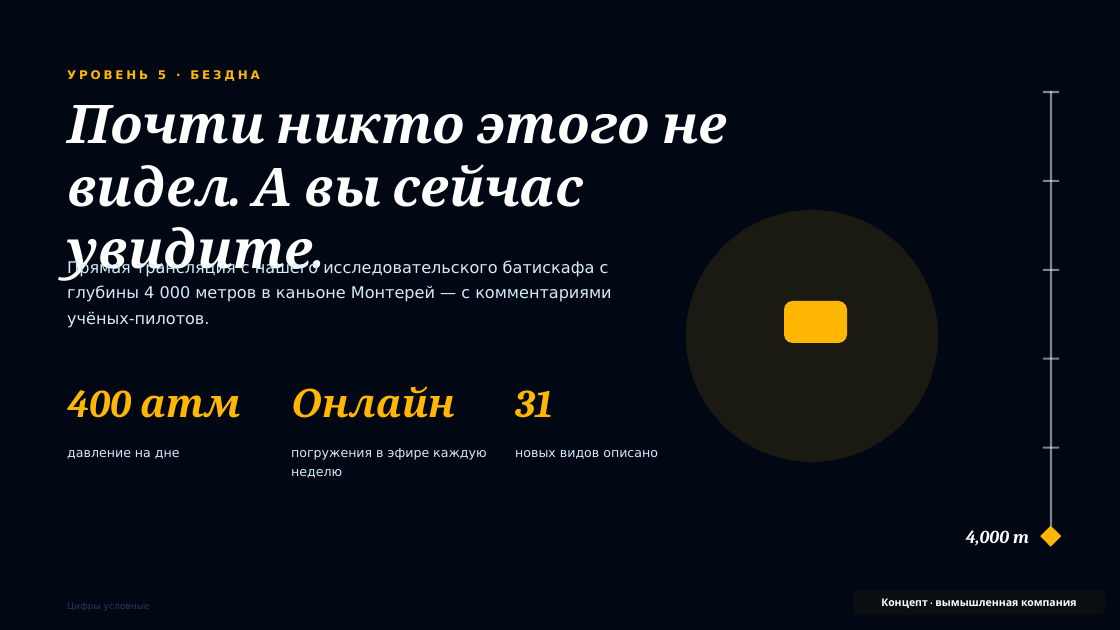
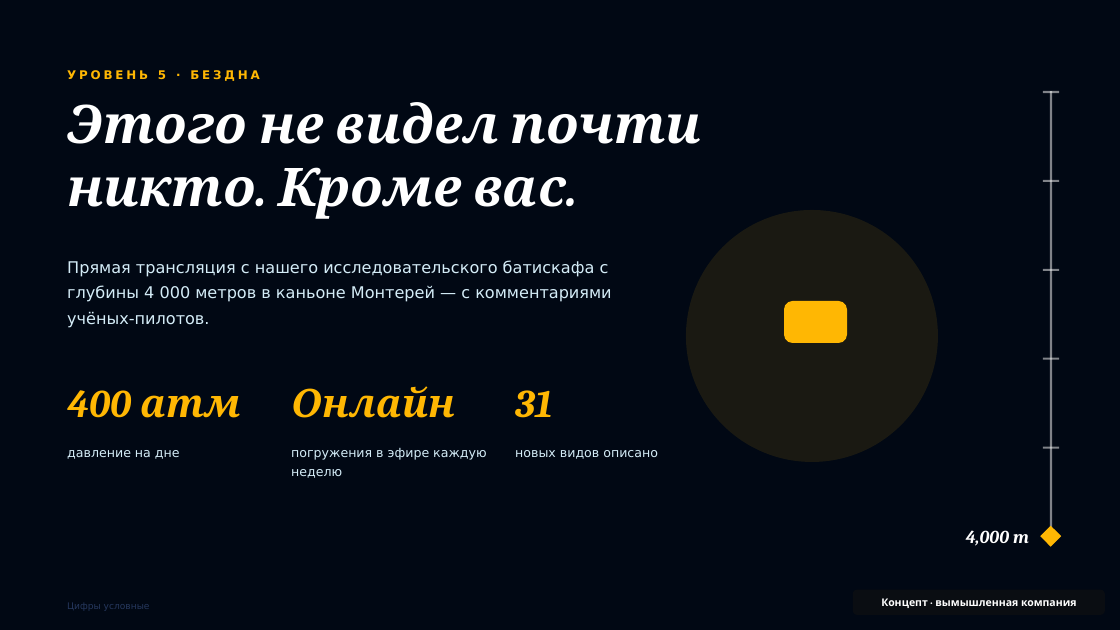
Before and after one commit to nikitakustov123/education-decks, a slide deck: slide 6 of ru/pptx/08-fathom-aquarium.pptx. Drawn at 1120x630 pixels with LibreOffice and Linux fonts; fonts in the diff are those of the drawing. Boxes give left, top, right and bottom in pixels: in the first picture for what was removed or moved away, otherwise in the second. Text is boxed around its words. In the diff, an @@ line names an element or a change of style, - is before the commit and + after.

```diff
--- a/ru/pptx/08-fathom-aquarium.pptx
+++ b/ru/pptx/08-fathom-aquarium.pptx
@@ text at [67,102,702,219]: text changed @@
-Почти никто этого не видел. А вы сейчас увидите.
+Этого не видел почти никто. Кроме вас.
```
Also in this commit, not shown: 1 other slide changed, 9 other files.
